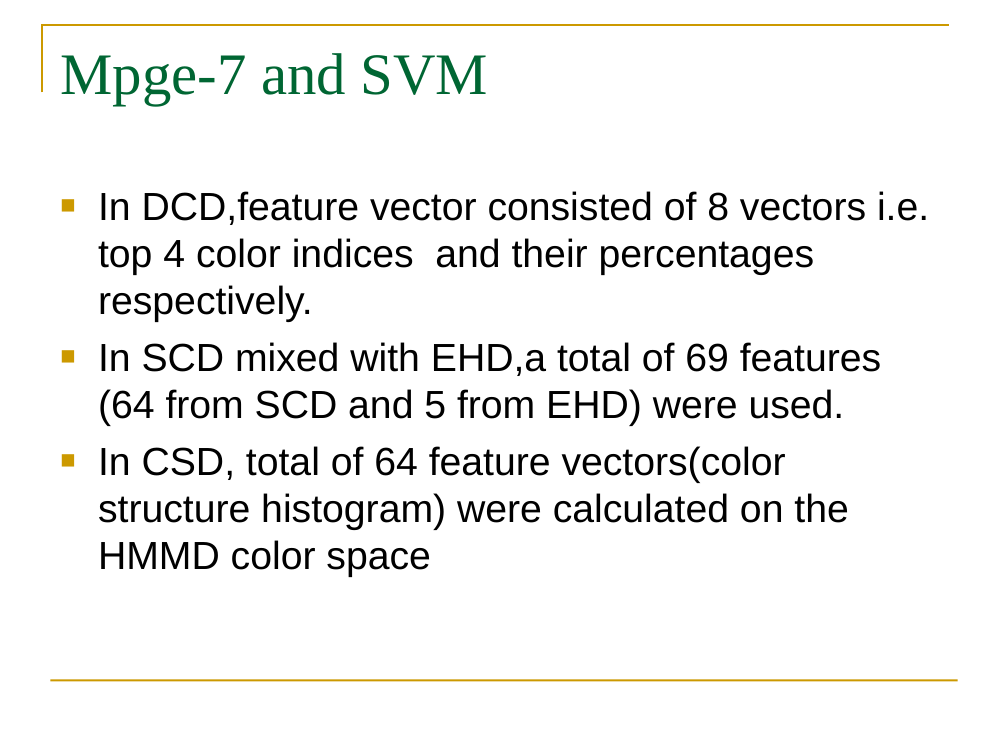
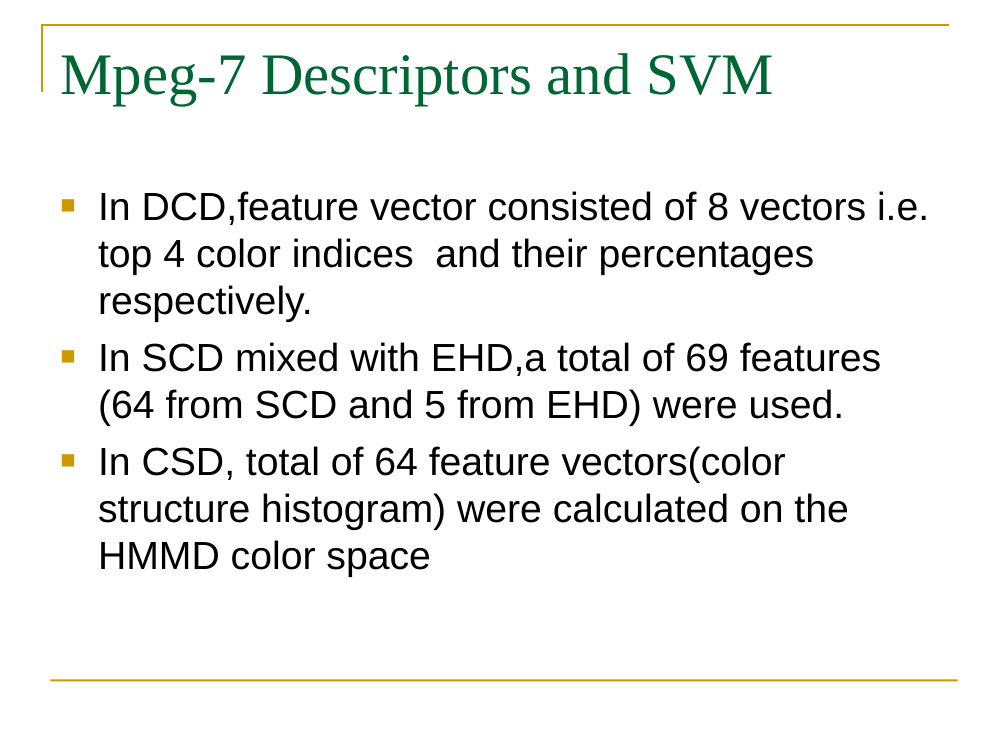
Before and after one commit to birusainju/adultimagedetection, a slide deck: slide 21 of Final Presentation.ppt. Drawn at 1008x756 pixels with LibreOffice and Linux fonts; fonts in the diff are those of the drawing. Boxes give left, top, right and bottom in pixels: in the first picture for what was removed or moved away, otherwise in the second. Text is boxed around its words. In the diff, an @@ line names an element or a change of style, - is before the commit and + after.

```diff
--- a/Final Presentation.ppt
+++ b/Final Presentation.ppt
@@ title at (60,53,773,105): text changed @@
-Mpge-7 and SVM
+Mpeg-7 Descriptors and SVM
```
Also in this commit, not shown: 2 other slides changed.
